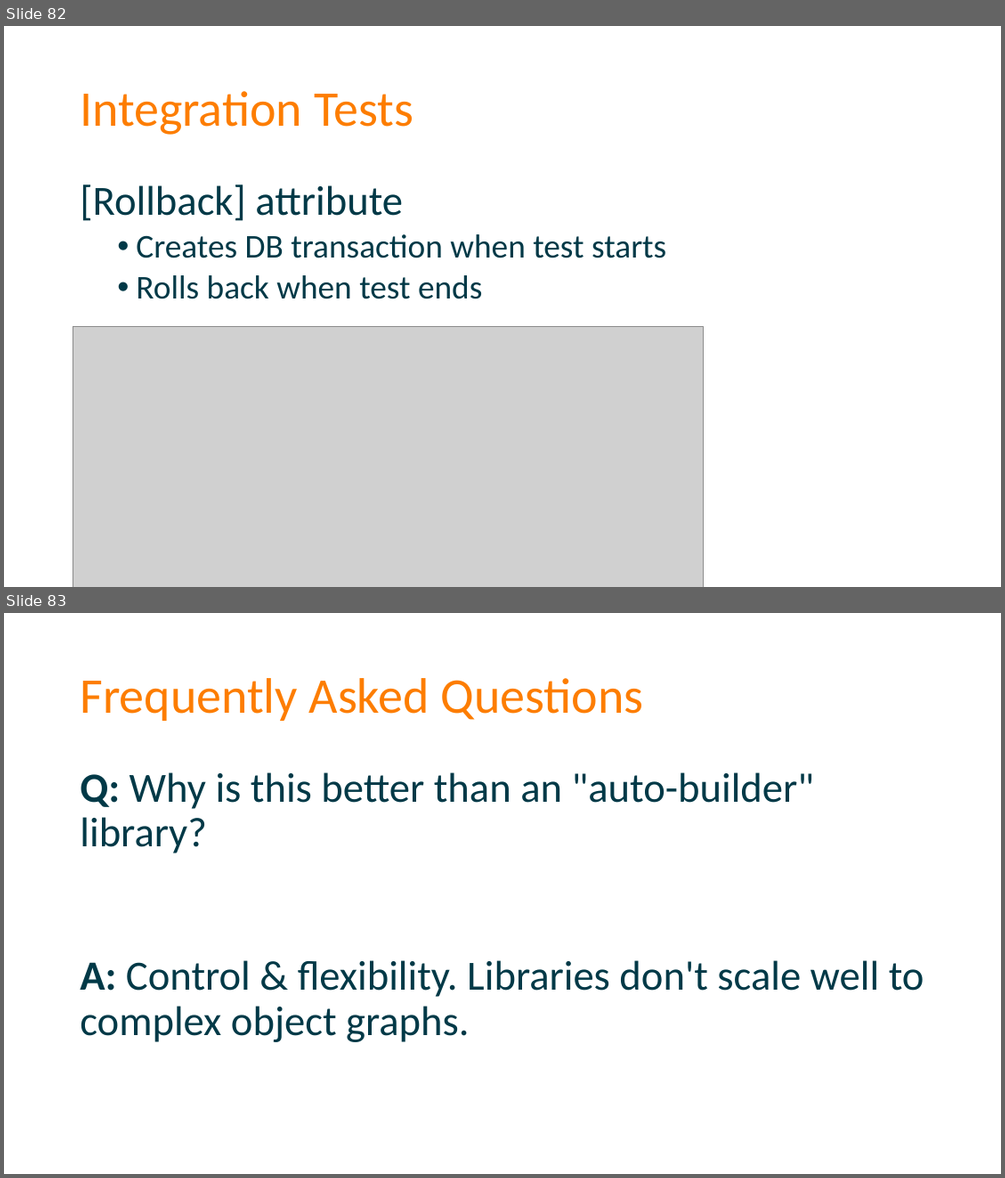
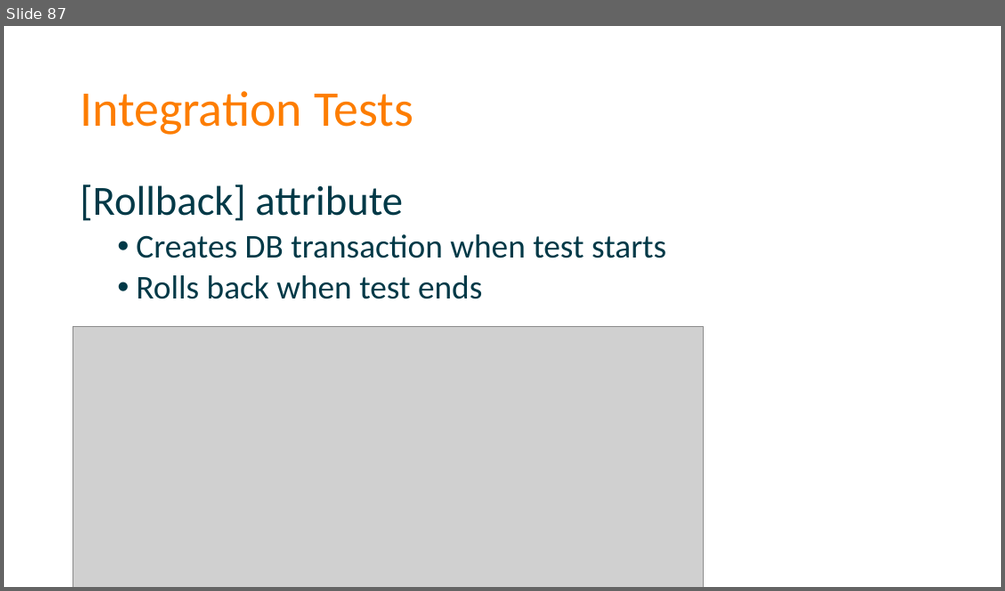
Before and after one commit to spetryjohnson/Talk-Patterns_of_Effective_Test_Setup, a slide deck: POETS - CodeMash 2017.pptx. Shown one above the other, each under a label of ours: slides 82 and 83 before the commit, slide 87 after it. The pictures are 1005x1178 and 1005x591 pixels, drawn with LibreOffice and Linux fonts; fonts in the diff are those of the drawing; grey boxes stand for pictures. Boxes give left, top, right and bottom in pixels: in the first picture for what was removed or moved away, otherwise in the second. Text is boxed around its words. In the diff, an @@ line names an element or a change of style, - is before the commit and + after.

```diff
--- a/POETS - CodeMash 2017.pptx
+++ b/POETS - CodeMash 2017.pptx
@@ slide 83 removed at (4,613,1001,1174), background #FFFFFF @@
@@ title removed at (80,678,643,721) @@
-Frequently Asked Questions
@@ text removed at (80,772,924,1042) @@
-Q: Why is this better than an "auto-builder" library?
-A: Control & flexibility. Libraries don't scale well to complex object graphs.
@@ what was slide 82 is now slide 87 @@
```
Also in this commit, not shown: 6 slides changed, 8 slides added, 2 other slides removed, 1 other file.
